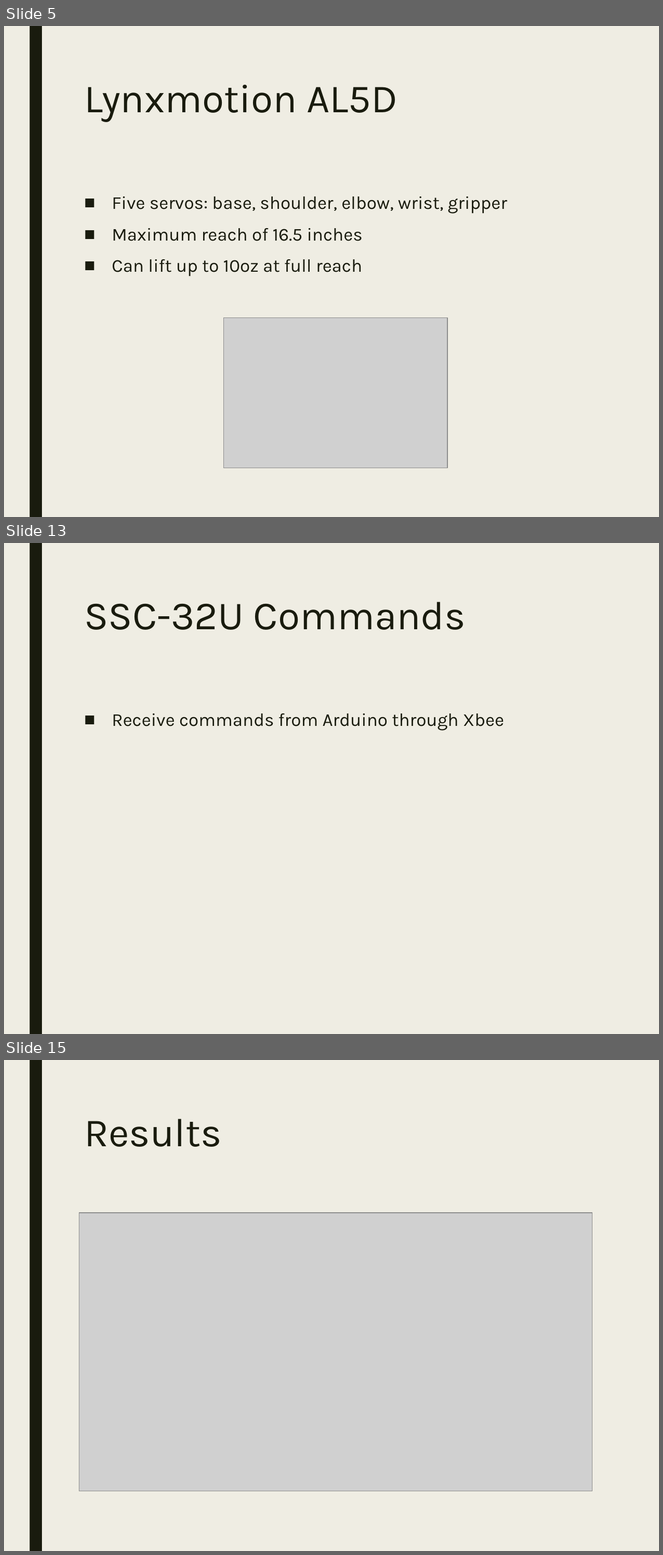
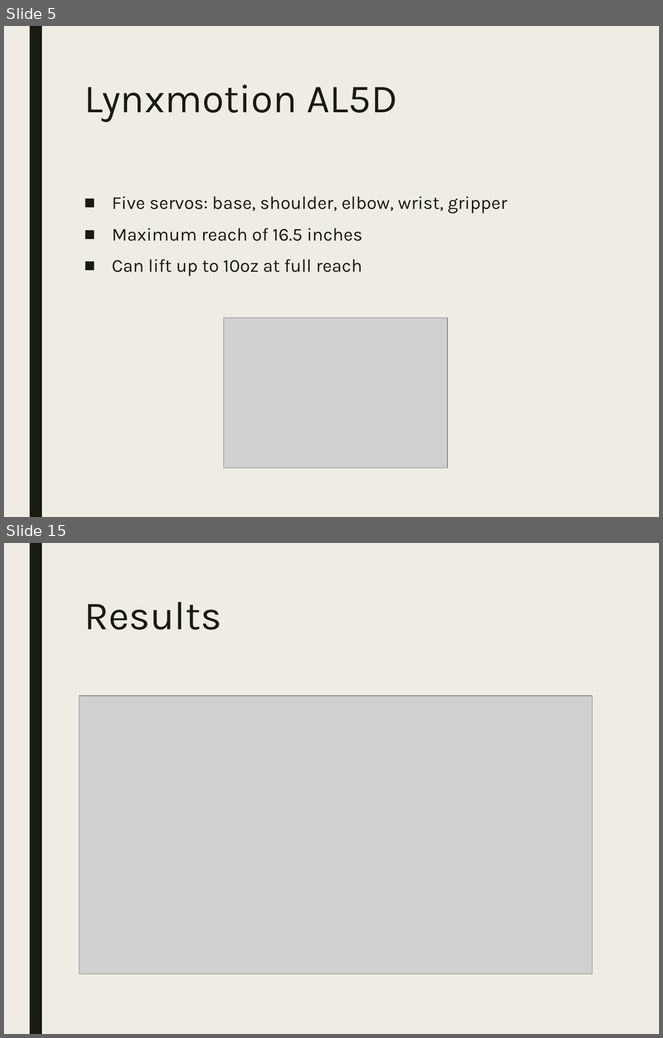
Before and after one commit to StormWulf/Mobile-Motion-Tracking-Robot-Arm, a slide deck: Documents/Presentation/Presentation_MobileMotionTrackingRobotArm.pptx. Shown one above the other, each under a label of ours: slides 5, 13 and 15 before the commit, slides 5 and 15 after it; the slides between them are not shown. The pictures are 663x1555 and 663x1038 pixels, drawn with LibreOffice and Linux fonts; fonts in the diff are those of the drawing; grey boxes stand for pictures. Boxes give left, top, right and bottom in pixels: in the first picture for what was removed or moved away, otherwise in the second. Text is boxed around its words. In the diff, an @@ line names an element or a change of style, - is before the commit and + after.

```diff
--- a/Documents/Presentation/Presentation_MobileMotionTrackingRobotArm.pptx
+++ b/Documents/Presentation/Presentation_MobileMotionTrackingRobotArm.pptx
@@ slide 13 removed at (4,543,659,1034), background #EFEDE3; not listed: 1 template element that a slide beside it also shows @@
@@ title removed at (84,602,466,630) @@
-SSC-32U Commands
@@ text removed at (112,714,504,731) @@
-■ Receive commands from Arduino through Xbee
```
Also in this commit, not shown: 8 slides changed, 1 slide added.
